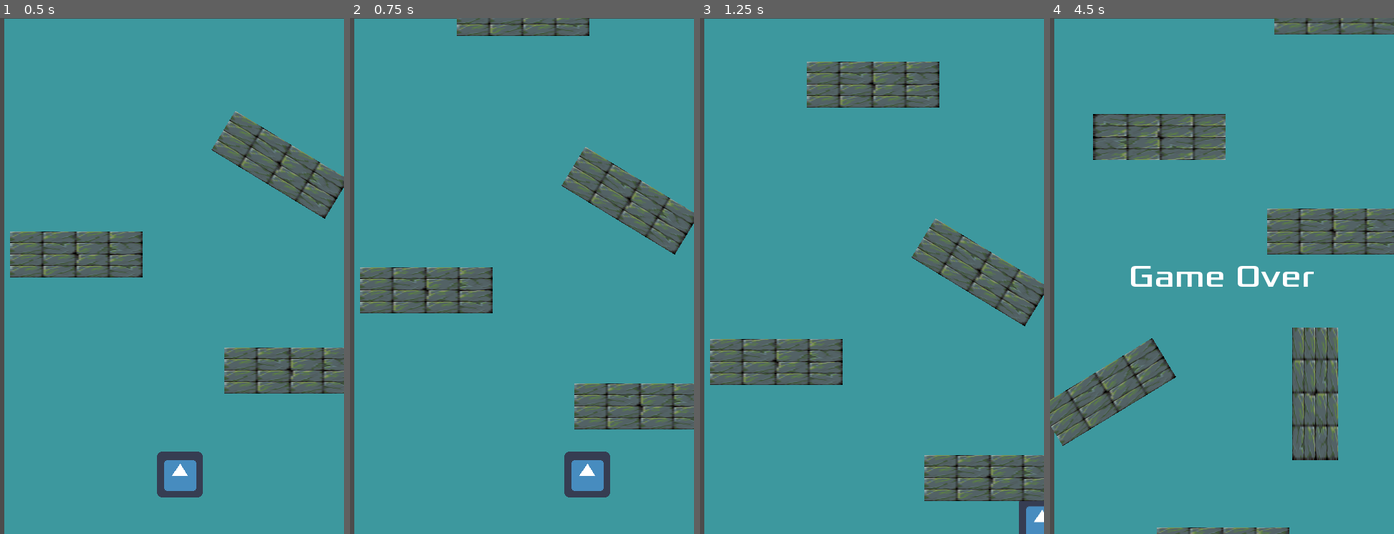
Above: before the commit, frames 1-4 (left to right).
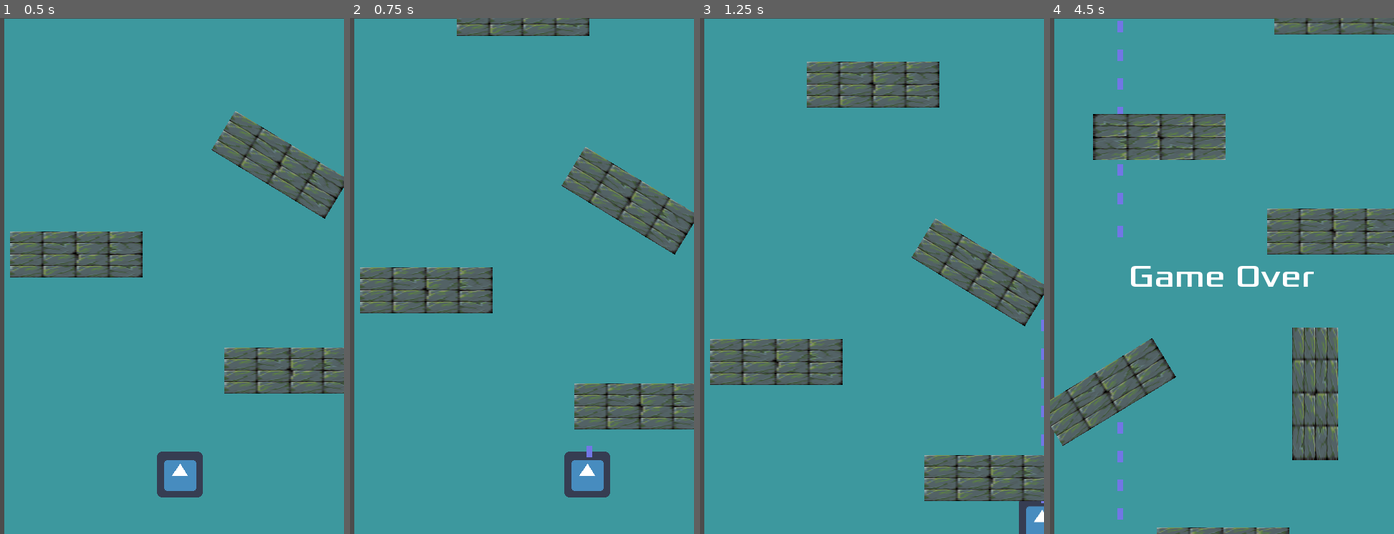
Above: after the commit, the same moments.

Repository: Harrison-Winters/Jet-Pack-Escape
Game: Godot game, scene res://Stage1.tscn
Same seed, same stepped clock (60 frames per second), same inputs: the game is played once before the commit and once after it. The engine's default icon, where the game draws it, is replaced by a stand-in: a white triangle on a blue panel in a dark square.
Inputs:
- Up to frame 1 (0.5 s): no input
- Up to frame 2 (0.75 s): hold Right (ui_right) from 0.53 s (still down); hold Z (shoot, bound only after the commit) from 0.53 s (still down)
- Up to frame 3 (1.25 s): keep holding Right (ui_right); keep holding Z (shoot, bound only after the commit)
- Up to frame 4 (4.5 s): release Right (ui_right) at 1.28 s; release Z (shoot, bound only after the commit) at 1.28 s; hold Down (ui_down) 1.28-2.03 s; tap Z (shoot, bound only after the commit) at 1.35, 2.85, 4.35 s; hold Right (ui_right) 2.03-2.78 s; hold Z (shoot, bound only after the commit) 2.03-2.78 s; hold Up (ui_up) 2.78-3.53 s; hold Z (shoot, bound only after the commit) 3.53-4.28 s; hold Left (ui_left) from 3.53 s (still down)

Frame 1 is identical in both runs. In frame 2, less than 0.1% of the frame differs, in the area x 68-71%, y 82-86%; in frame 3, 0.1%; in frame 4, 0.4%, in the area x 19-22%, y 0-98%.

Commit message:
Player shooting implemented

Diff:
--- a/Jetpack Escape/Player.tscn
+++ b/Jetpack Escape/Player.tscn
@@ -18,3 +18,9 @@
 [node name="CollisionShape2D" type="CollisionShape2D" parent="."]
 position = Vector2( -4, 0 )
 shape = SubResource( 2 )
+
+[node name="PlayerShotTimer" type="Timer" parent="."]
+wait_time = 0.1
+one_shot = true
+
+[connection signal="timeout" from="PlayerShotTimer" to="." method="_on_PlayerShotTimer_timeout"]
--- a/Jetpack Escape/PlayerCollisionObject.gd
+++ b/Jetpack Escape/PlayerCollisionObject.gd
@@ -1,11 +1,8 @@
 extends KinematicBody2D
-
-
+var can_shoot = true
 
 func _ready():
 	screen_size = get_viewport_rect().size
-
-
 
 func _physics_process(delta):
 	if Input.is_action_pressed("ui_left"):
@@ -32,9 +29,15 @@
 #
 var screen_size = Vector2.ZERO
 
-
-
-
 func _process(delta):
+	if (Input.is_action_pressed("shoot") and can_shoot == true):
+		var resource = load("res://player_bullet.tscn")
+		var bullet = resource.instance()
+		add_child(bullet)
+		can_shoot = false
+		$PlayerShotTimer.start()
 	position.x = clamp(position.x, 0, screen_size.x)
 #	position.y = clamp(position.y, 0, screen_size.y)
+
+func _on_PlayerShotTimer_timeout():
+	can_shoot = true
--- a/Jetpack Escape/player_bullet.gd
+++ b/Jetpack Escape/player_bullet.gd
@@ -14,7 +14,7 @@
 
 # Called every frame. 'delta' is the elapsed time since the previous frame.
 func _process(delta):
-	var velocity = Vector2.DOWN.rotated(angle) * speed
+	var velocity = Vector2.UP.rotated(angle) * speed
 	position += velocity * delta
 
 #destroys bullet once it exits the screen
--- a/Jetpack Escape/project.godot
+++ b/Jetpack Escape/project.godot
@@ -25,6 +25,19 @@
 
 common/drop_mouse_on_gui_input_disabled=true
 
+[input]
+
+shoot={
+"deadzone": 0.5,
+"events": [ Object(InputEventKey,"resource_local_to_scene":false,"resource_name":"","device":0,"alt":false,"shift":false,"control":false,"meta":false,"command":false,"pressed":false,"scancode":0,"physical_scancode":90,"unicode":0,"echo":false,"script":null)
+ ]
+}
+parry={
+"deadzone": 0.5,
+"events": [ Object(InputEventKey,"resource_local_to_scene":false,"resource_name":"","device":0,"alt":false,"shift":false,"control":false,"meta":false,"command":false,"pressed":false,"scancode":0,"physical_scancode":88,"unicode":0,"echo":false,"script":null)
+ ]
+}
+
 [physics]
 
 common/enable_pause_aware_picking=true
Not shown, changed: Jetpack Escape/.mono/metadata/ide_messaging_meta.txt
